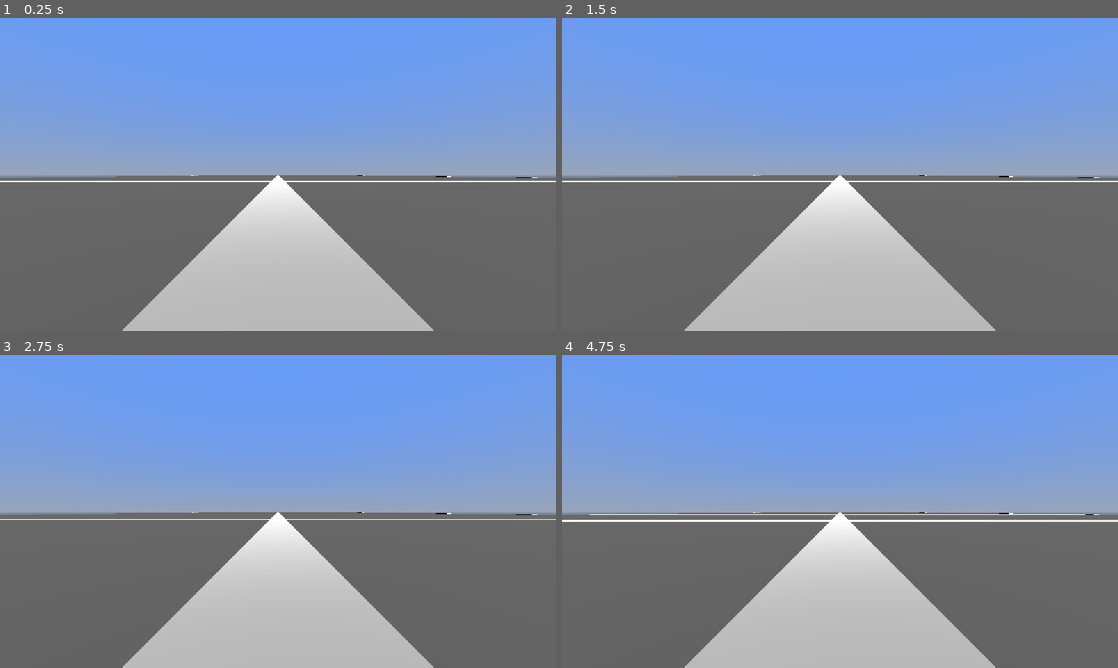
Above: before the commit, frames 1-4 (two rows, left to right).
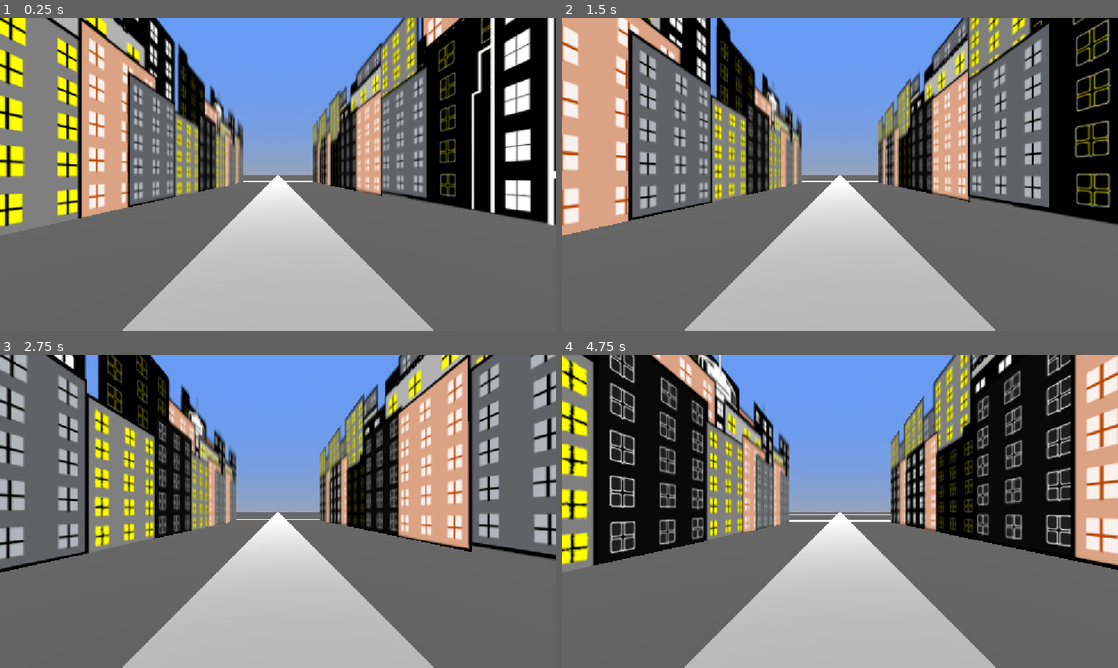
Above: after the commit, the same moments.

Repository: Fundud1/KnoiseG
Game: Godot game, scene res://scenes/knoise_game.tscn
Two runs of this game, one before a commit and one after it. Both use one fixed random seed, a clock stepped at 60 frames per second and the inputs below.
Inputs (mouse positions are in pixels of both pictures, inside the frame that each line leads up to):
- Up to frame 1 (0.25 s): no input
- Up to frame 2 (1.5 s): tap Enter at 0.5 s; move the mouse to (962, 158) at 0.52 s; hold W (move_forward) from 0.53 s (still down); click (962, 158) at 0.67 s; move the mouse to (812, 174) at 1.27 s
- Up to frame 3 (2.75 s): keep holding W (move_forward); move the mouse to (289, 505) at 2.02 s
- Up to frame 4 (4.75 s): keep holding W (move_forward); move the mouse to (834, 517) at 2.77 s; click (834, 517) at 2.92 s; move the mouse to (878, 514) at 3.52 s; move the mouse to (795, 508) at 4.27 s

The runs differ from the first frame. In frame 1, 45% of the frame differs, in the area x 0-100%, y 0-70%; in frame 2, 44%; in frame 3, 43%; in frame 4, 45%.

Commit message:
Some art added

Diff:
--- a/KnoiseV1/knoise/scenes/knoise_game.tscn
+++ b/KnoiseV1/knoise/scenes/knoise_game.tscn
@@ -9,7 +9,10 @@
 [ext_resource type="Texture2D" uid="uid://2r0hpy05qhqm" path="res://assets/textures/upArrow.png" id="5_h48hc"]
 [ext_resource type="Texture2D" uid="uid://bxvvm8nh03txj" path="res://assets/textures/downArrow.png" id="6_1mogm"]
 [ext_resource type="Script" uid="uid://dixo70w5e4jbf" path="res://scripts/Convserations.gd" id="10_bcidj"]
-[ext_resource type="AudioStream" uid="uid://b0rvfuckf5rvh" path="res://addons/1-1.wav" id="10_sgfvx"]
+[ext_resource type="AudioStream" uid="uid://b0rvfuckf5rvh" path="res://assets/audios/1-1.wav" id="10_sgfvx"]
+[ext_resource type="Texture2D" uid="uid://ly8go68hrseh" path="res://scripts/Buildings Background 1.png" id="11_sgfvx"]
+[ext_resource type="Texture2D" uid="uid://dhaep0bs3dg8" path="res://assets/images/sprites/Buildings Background 2.png" id="12_c0fwb"]
+[ext_resource type="Texture2D" uid="uid://kiiepmw8vl13" path="res://assets/images/sprites/Buildings Background 3.png" id="13_5n8hj"]
 
 [sub_resource type="ProceduralSkyMaterial" id="ProceduralSkyMaterial_ad4kr"]
 sky_top_color = Color(0.39894977, 0.60703367, 0.9704693, 1)
@@ -979,6 +982,32 @@
 [node name="CollisionShape3D" type="CollisionShape3D" parent="Conversations/convo1" unique_id=1489090339]
 transform = Transform3D(2.7922027, 0, 0, 0, 2.8243628, -2.3283064e-10, 0, 0, 1.9270264, 0, 1.3240188, -0.0018720627)
 shape = SubResource("BoxShape3D_iigmh")
+
+[node name="Buildings" type="Node3D" parent="." unique_id=2010083931]
+
+[node name="Building 1" type="Sprite3D" parent="Buildings" unique_id=1170105859]
+transform = Transform3D(-2.0156358e-08, 0, 0.46112376, 0, 0.46112376, 0, -0.46112376, 0, -2.0156358e-08, -7.272, 5.8, -6.143)
+texture = ExtResource("11_sgfvx")
+
+[node name="Building 2" type="Sprite3D" parent="Buildings" unique_id=316817536]
+transform = Transform3D(-2.0156358e-08, 0, 0.46112376, 0, 0.46112376, 0, -0.46112376, 0, -2.0156358e-08, -7.272, 5.8, -26.5)
+texture = ExtResource("11_sgfvx")
+
+[node name="Building 3" type="Sprite3D" parent="Buildings" unique_id=1259557700]
+transform = Transform3D(-2.0156358e-08, 0, 0.46112376, 0, 0.46112376, 0, -0.46112376, 0, -2.0156358e-08, 7.27, 5.8, -6.143)
+texture = ExtResource("12_c0fwb")
+
+[node name="Building 4" type="Sprite3D" parent="Buildings" unique_id=1001588640]
+transform = Transform3D(-2.0156358e-08, 0, 0.46112376, 0, 0.46112376, 0, -0.46112376, 0, -2.0156358e-08, 7.27, 5.8, -26.5)
+texture = ExtResource("13_5n8hj")
+
+[node name="Building 5" type="Sprite3D" parent="Buildings" unique_id=1101485245]
+transform = Transform3D(-2.0156358e-08, 0, 0.46112376, 0, 0.46112376, 0, -0.46112376, 0, -2.0156358e-08, 7.28, 5.8, -33.674194)
+texture = ExtResource("13_5n8hj")
+
+[node name="Building 6" type="Sprite3D" parent="Buildings" unique_id=770004469]
+transform = Transform3D(-2.0156358e-08, 0, 0.46112376, 0, 0.46112376, 0, -0.46112376, 0, -2.0156358e-08, -7.282, 5.8, -33.6)
+texture = ExtResource("11_sgfvx")
 
 [connection signal="body_entered" from="Intersections/Checkpoint0" to="Intersections/Checkpoint0" method="_on_body_entered"]
 [connection signal="body_entered" from="Intersections/Checkpoint1" to="Intersections/Checkpoint1" method="_on_body_entered"]
--- a/KnoiseV1/knoise/scripts/rigid_body_3d.gd
+++ /dev/null
@@ -1,13 +0,0 @@
-extends RigidBody3D
-
-
-# Called when the node enters the scene tree for the first time.
-func _ready() -> void:
-	pass # Replace with function body.
-
-
-# Called every frame. 'delta' is the elapsed time since the previous frame.
-func _process(delta: float) -> void:
-	pass
-func _on_Rigid_body_entered(body):
-	$"../AudioStreamPlayer".play()
Not shown, changed: KnoiseV1/knoise/assets/audios/1-1.wav.import
Not shown, changed: KnoiseV1/knoise/assets/audios/10.wav.import
Not shown, changed: KnoiseV1/knoise/assets/audios/11.wav.import
Not shown, changed: KnoiseV1/knoise/assets/audios/12.wav.import
Not shown, changed: KnoiseV1/knoise/assets/audios/13.wav.import
Not shown, changed: KnoiseV1/knoise/assets/audios/14.wav.import
Not shown, changed: KnoiseV1/knoise/assets/audios/16.wav.import
Not shown, changed: KnoiseV1/knoise/assets/audios/17.wav.import
Not shown, changed: KnoiseV1/knoise/assets/audios/18.wav.import
Not shown, changed: KnoiseV1/knoise/assets/audios/19.wav.import
Not shown, changed: KnoiseV1/knoise/assets/audios/2.wav.import
Not shown, changed: KnoiseV1/knoise/assets/audios/20.wav.import
(and 47 more such lines)
